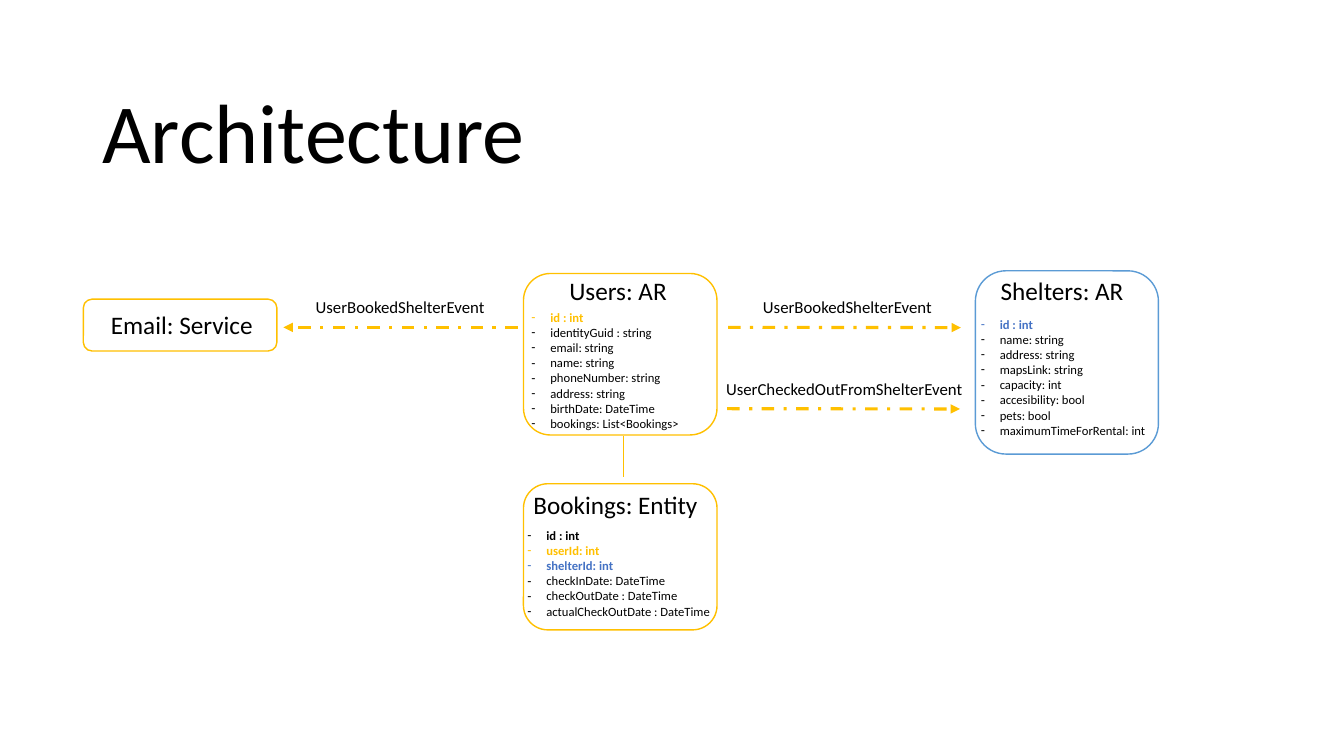
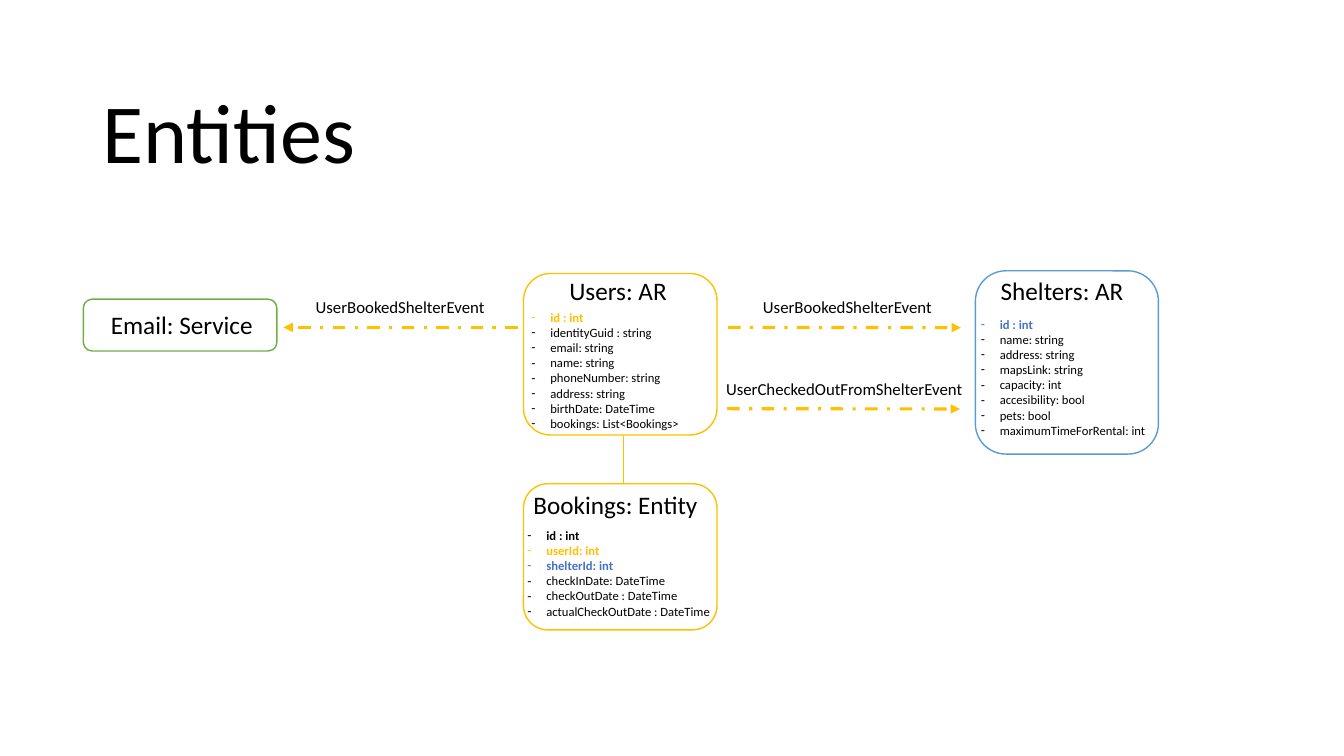
Before and after one commit to csvancea/pweb-shelters, a slide deck: slide 4 of Deliverables/UserStories_and_Architecture.pptx (slide 3 before the commit). Drawn at 1344x756 pixels with LibreOffice and Linux fonts; fonts in the diff are those of the drawing. Boxes give left, top, right and bottom in pixels: in the first picture for what was removed or moved away, otherwise in the second. Text is boxed around its words. In the diff, an @@ line names an element or a change of style, - is before the commit and + after.

```diff
--- a/Deliverables/UserStories_and_Architecture.pptx
+++ b/Deliverables/UserStories_and_Architecture.pptx
@@ text at (x1=102, y1=105, x2=355, y2=164): text changed @@
-Architecture
+Entities
@@ rounded rectangle at (x1=84, y1=299, x2=277, y2=351): outline #FFC000 1 pt to #70AD47 1 pt @@
```
Also in this commit, not shown: 1 slide added, 5 other files.
